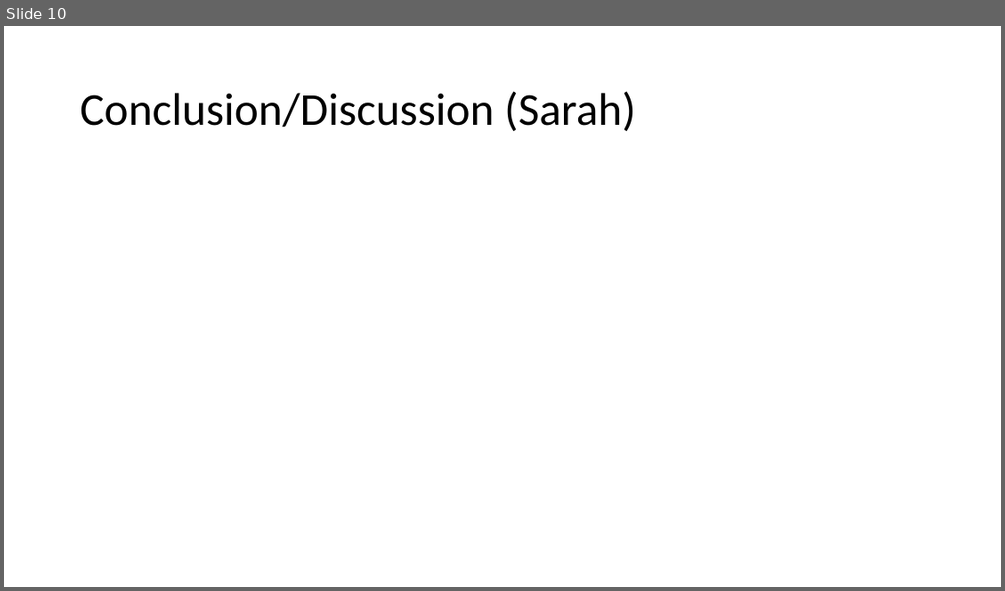
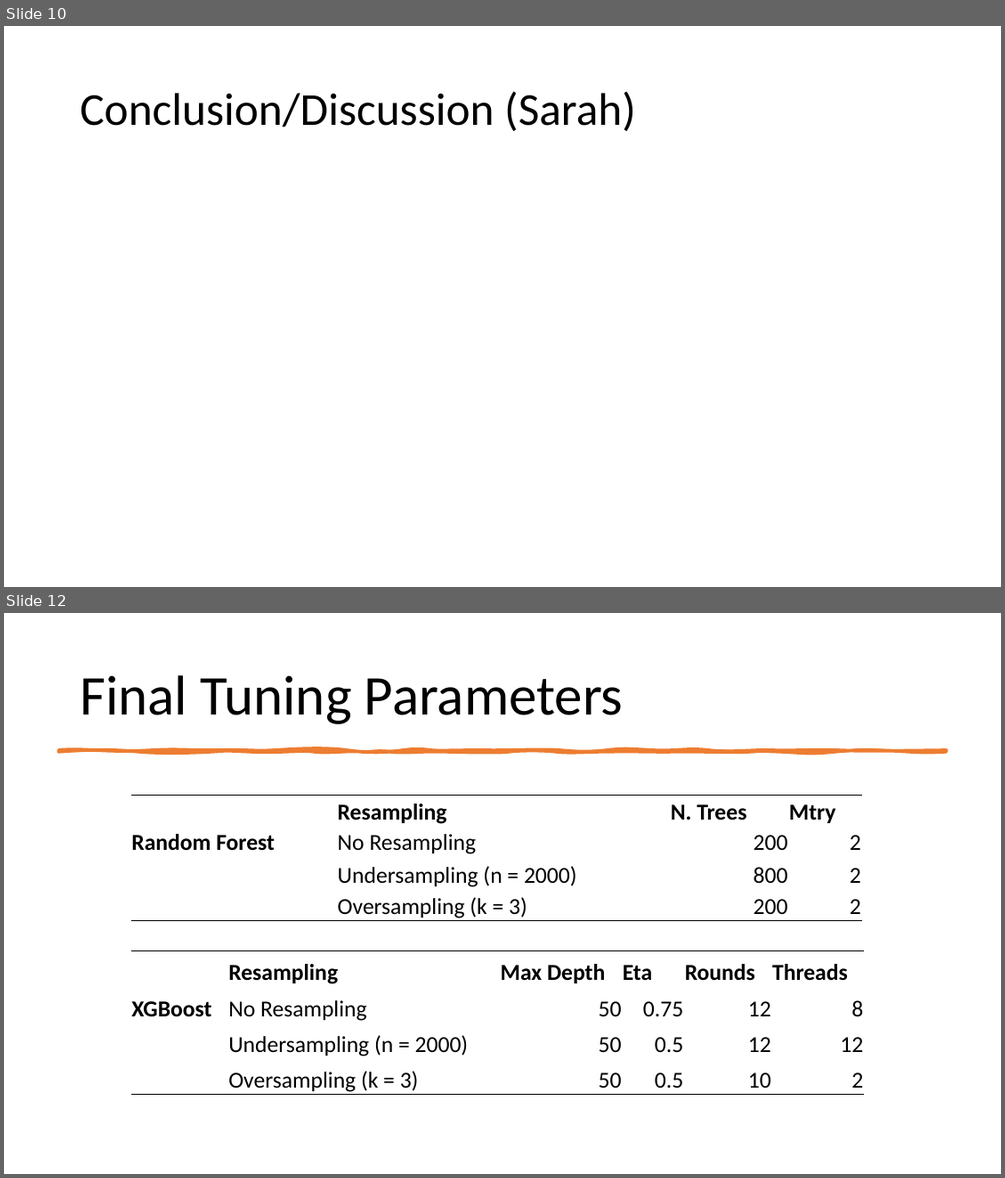
Before and after one commit to earobinson95/Statistical-Learning-Project-UNL-STAT983, a slide deck: presentation/final-presentation.pptx. Shown one above the other, each under a label of ours: slide 10 before the commit, slides 10 and 12 after it; the slides between them are not shown. The pictures are 1005x591 and 1005x1178 pixels, drawn with LibreOffice and Linux fonts; fonts in the diff are those of the drawing. Boxes give left, top, right and bottom in pixels: in the first picture for what was removed or moved away, otherwise in the second. Text is boxed around its words. In the diff, an @@ line names an element or a change of style, - is before the commit and + after.

```diff
--- a/presentation/final-presentation.pptx
+++ b/presentation/final-presentation.pptx
@@ slide 12 added at bbox=[4, 613, 1001, 1174], background #FFFFFF @@
@@ title added at bbox=[80, 675, 623, 724], 54 pt, text #000000 @@
+Final Tuning Parameters
@@ freeform shape added at bbox=[58, 750, 947, 751], fill #ED7D31, outline #ED7D31 3.25 pt @@
@@ table added at bbox=[131, 795, 862, 922], 4 rows, 4 columns @@
+ | Resampling | N. Trees | Mtry
+Random Forest | No Resampling | 200 | 2
+ | Undersampling (n = 2000) | 800 | 2
+ | Oversampling (k = 3) | 200 | 2
@@ table added at bbox=[131, 950, 864, 1095], 4 rows, 6 columns @@
+ | Resampling | Max Depth | Eta | Rounds | Threads
+XGBoost | No Resampling | 50 | 0.75 | 12 | 8
+ | Undersampling (n = 2000) | 50 | 0.5 | 12 | 12
+ | Oversampling (k = 3) | 50 | 0.5 | 10 | 2
```
Also in this commit, not shown: 3 slides changed, 1 other slide added, 1 slide removed, 7 other files.
